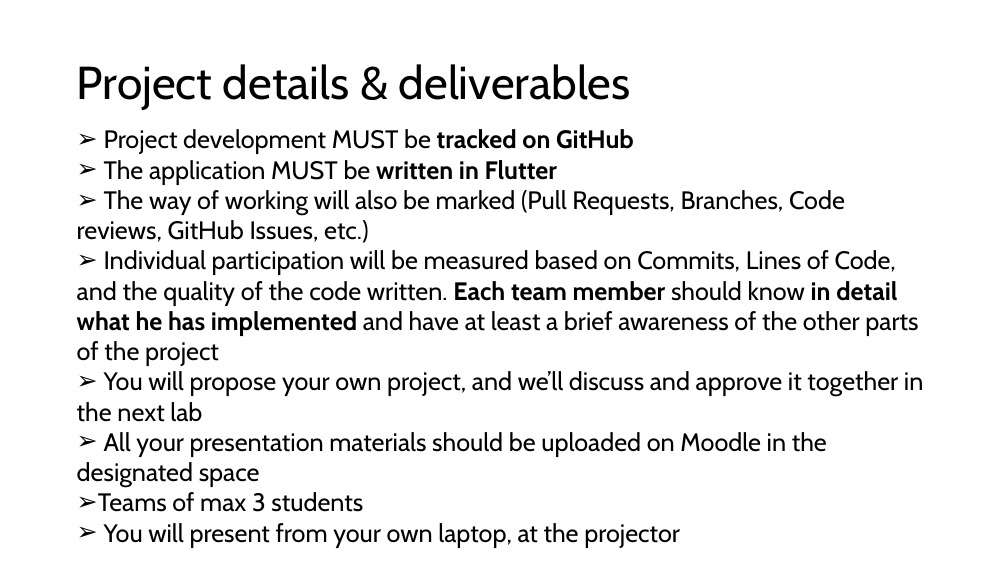
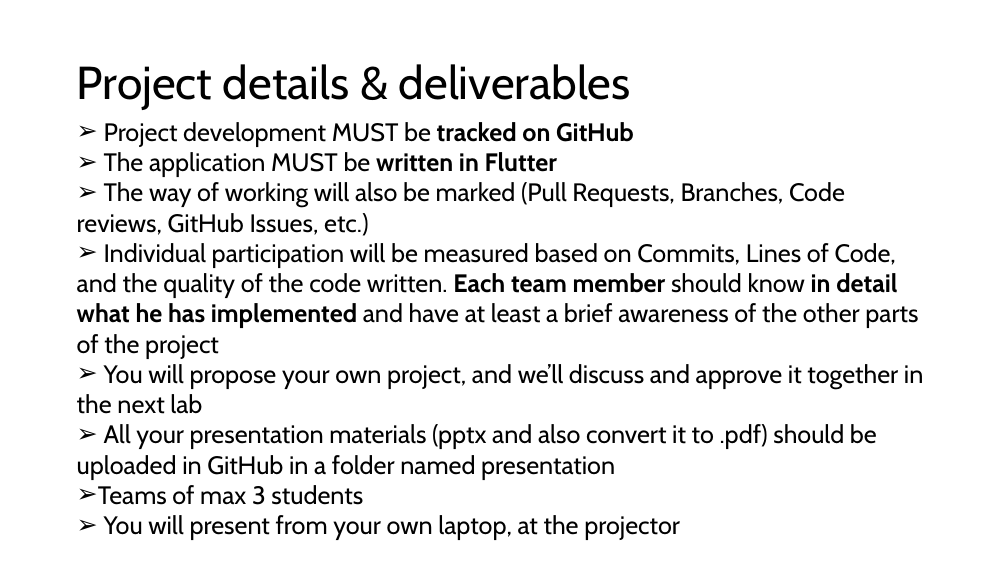
Before and after one commit to rusudinu/mobile-and-embedded-computing, a slide deck: slide 4 of labs/Mobile-and-Embedded-Lab1.pptx. Drawn at 1008x567 pixels with LibreOffice and Linux fonts; fonts in the diff are those of the drawing. Boxes give left, top, right and bottom in pixels: in the first picture for what was removed or moved away, otherwise in the second. Text is boxed around its words. In the diff, an @@ line names an element or a change of style, - is before the commit and + after.

Commit message:
clearer structure

```diff
--- a/labs/Mobile-and-Embedded-Lab1.pptx
+++ b/labs/Mobile-and-Embedded-Lab1.pptx
@@ text "Project development MUST be tracked ...": place and size @@
-text "Project development MUST be tracked ..." at (77,129,923,548)
+text "Project development MUST be tracked ..." at (77,122,923,540)
@@ text at (77,424,877,480): text changed @@
-➢ All your presentation materials should be uploaded on Moodle in the
-designated space
+➢ All your presentation materials (pptx and also convert it to .pdf) should be uploaded in GitHub in a folder named presentation
```
